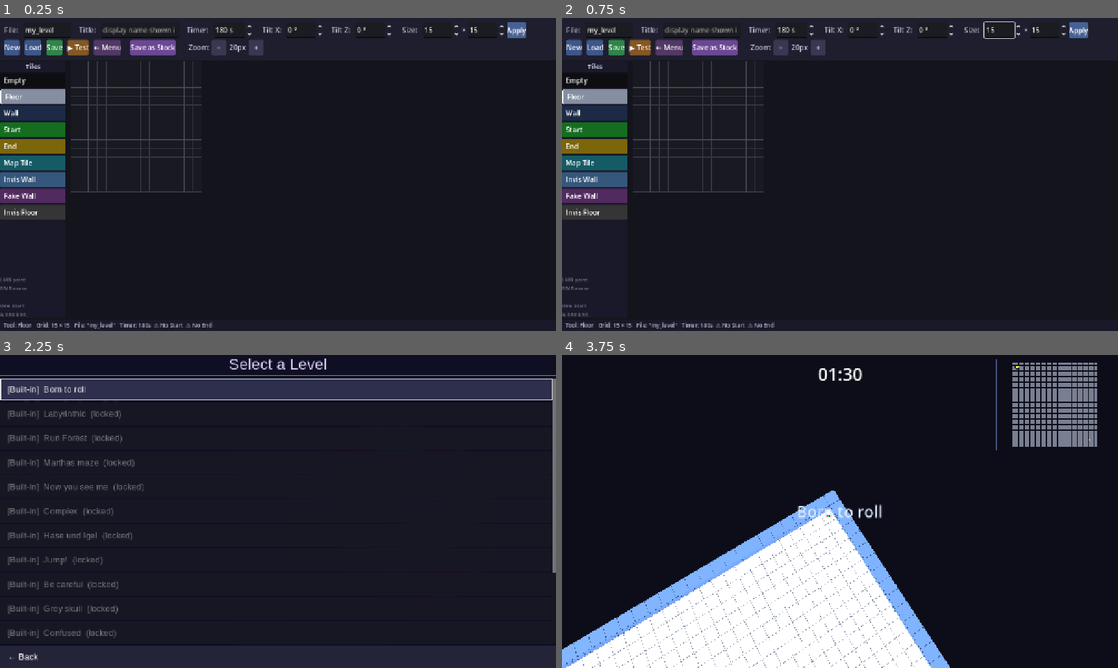
Above: before the commit, frames 1-4 (two rows, left to right).
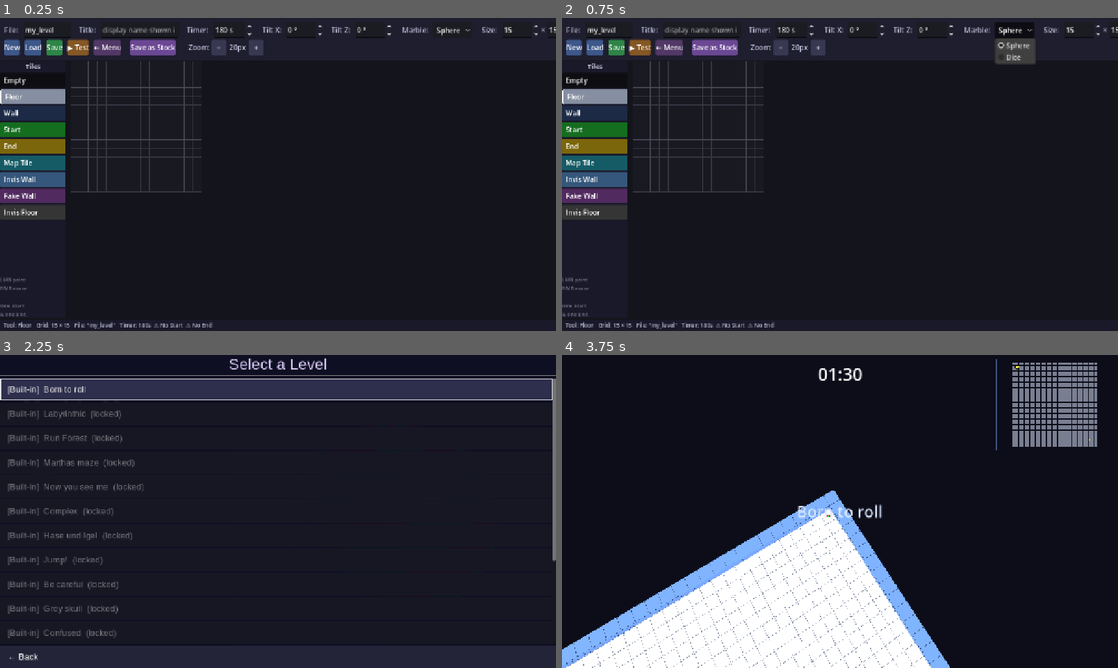
Above: after the commit, the same moments.

Repository: frank-laemmer/marble-maze
Game: Godot game, scene res://scenes/ui/level_editor.tscn
Two runs of this game, one before a commit and one after it. Both use one fixed random seed, a clock stepped at 60 frames per second and the inputs below. This scene is started directly instead of the project's main scene.
Inputs (mouse positions are in pixels of both pictures, inside the frame that each line leads up to):
- Up to frame 1 (0.25 s): no input
- Up to frame 2 (0.75 s): click (1012, 30) at 0.5 s, where only the run after the commit has a clickable "Sphere"
- Up to frame 3 (2.25 s): click "← Menu" at 1.25 s; click "Play" at 2 s
- Up to frame 4 (3.75 s): click "Play" at 2.75 s; click "[Built-in] Born to roll" at 3.5 s

The runs differ from the first frame. In frame 1, 0.5% of the frame differs, in the area x 72-100%, y 1-7%; in frame 2, 1.2%, in the area x 72-100%, y 1-15%; in frame 3, less than 0.1%; in frame 4, nothing differs.

Commit message:
Add dice rolling physics; remove pyramid from level editor
- Replace sphere mesh/collision with BoxShape3D + BoxMesh for the dice
  marble type; force is applied 0.5 m above centre in world space so the
  tipping torque (19 N·m) exceeds the gravity-restoring torque (12.25 N·m)
  and the die rolls edge-by-edge in every direction
- High linear/angular damping + max friction so the die settles face-down
  rather than spinning freely like a ball
- Remove Pyramid from the level-editor marble chooser (code stays for
  future use); existing levels with !marble=pyramid fall back to sphere
- Add levels/level_40.txt (dice-themed level)
- Minor splash_screen fix: move look_at after add_child
- Update CLAUDE.md to reflect tilt, marble, and release workflow details

Co-Authored-By: Claude Sonnet 4.6 <noreply@anthropic.com>

Diff:
--- a/scripts/level_editor.gd
+++ b/scripts/level_editor.gd
@@ -48,6 +48,7 @@
 var level_timer: int = 180             # time limit stored as !timer= metadata
 var level_tilt_x: int = 0  # degrees around X axis; stored as !tilt=x,z
 var level_tilt_z: int = 0  # degrees around Z axis
+var level_marble_type: String = "sphere"  # stored as !marble=; "sphere"|"dice"
 var has_start: bool = false
 var has_end:   bool = false
 
@@ -61,6 +62,7 @@
 var _timer_spin: SpinBox
 var _tilt_x_spin: SpinBox
 var _tilt_z_spin: SpinBox
+var _marble_option: OptionButton
 var _rows_spin: SpinBox
 var _cols_spin: SpinBox
 var _tile_buttons: Array = []
@@ -152,6 +154,8 @@
 	lines.append("!timer=" + str(level_timer))
 	if level_tilt_x != 0 or level_tilt_z != 0:
 		lines.append("!tilt=" + str(level_tilt_x) + "," + str(level_tilt_z))
+	if level_marble_type != "sphere":
+		lines.append("!marble=" + level_marble_type)
 	# Write grid rows
 	for row in grid:
 		var line := ""
@@ -173,6 +177,7 @@
 	level_title = ""
 	level_tilt_x = 0
 	level_tilt_z = 0
+	level_marble_type = "sphere"
 
 	var rows: Array = []
 	for line in content.split("\n"):
@@ -188,6 +193,7 @@
 						var tp := kv[1].split(",")
 						level_tilt_x = tp[0].to_int()
 						level_tilt_z = tp[1].to_int() if tp.size() > 1 else 0
+					"marble": level_marble_type = kv[1]
 		else:
 			# Grid row — strip spaces/tabs for backward compat with "S # . #" format.
 			var stripped := ""
@@ -219,6 +225,8 @@
 	if _timer_spin: _timer_spin.value = level_timer
 	if _tilt_x_spin: _tilt_x_spin.value = level_tilt_x
 	if _tilt_z_spin: _tilt_z_spin.value = level_tilt_z
+	if _marble_option:
+		_marble_option.selected = ({"sphere": 0, "dice": 1} as Dictionary).get(level_marble_type, 0) as int
 	if _rows_spin:  _rows_spin.value  = grid_rows
 	if _cols_spin:  _cols_spin.value  = grid_cols
 	_sync_canvas()
@@ -339,6 +347,19 @@
 	row1.add_child(_tilt_z_spin)
 	_hspace(row1, 14)
 
+	_lbl(row1, "Marble:")
+	_hspace(row1, 4)
+	_marble_option = OptionButton.new()
+	_marble_option.add_item("Sphere", 0)
+	_marble_option.add_item("Dice",   1)
+	_marble_option.selected = 0
+	_marble_option.custom_minimum_size = Vector2(90, 0)
+	_marble_option.item_selected.connect(func(idx: int):
+		level_marble_type = ["sphere", "dice"][idx]
+		_refresh_status())
+	row1.add_child(_marble_option)
+	_hspace(row1, 14)
+
 	_lbl(row1, "Size:")
 	_hspace(row1, 4)
 	_rows_spin = SpinBox.new()
@@ -520,8 +541,9 @@
 	if not has_start: warn += "  ⚠ No Start"
 	if not has_end:   warn += "  ⚠ No End"
 	var tilt_info := ("   Tilt X:%d° Z:%d°" % [level_tilt_x, level_tilt_z]) if (level_tilt_x != 0 or level_tilt_z != 0) else ""
-	_status_label.text = "  Tool: %s   Grid: %d × %d   File: \"%s\"   Timer: %ds%s%s" % [
-		TILE_LABELS[current_tool], grid_cols, grid_rows, level_name, level_timer, tilt_info, warn
+	var marble_info := ("   Marble:%s" % level_marble_type) if level_marble_type != "sphere" else ""
+	_status_label.text = "  Tool: %s   Grid: %d × %d   File: \"%s\"   Timer: %ds%s%s%s" % [
+		TILE_LABELS[current_tool], grid_cols, grid_rows, level_name, level_timer, tilt_info, marble_info, warn
 	]
 
 # ── Tool / zoom ────────────────────────────────────────────────────────────────
@@ -555,11 +577,13 @@
 	level_timer = 180
 	level_tilt_x = 0
 	level_tilt_z = 0
+	level_marble_type = "sphere"
 	if _name_edit:  _name_edit.text  = level_name
 	if _title_edit: _title_edit.text = level_title
 	if _timer_spin: _timer_spin.value = level_timer
 	if _tilt_x_spin: _tilt_x_spin.value = level_tilt_x
 	if _tilt_z_spin: _tilt_z_spin.value = level_tilt_z
+	if _marble_option: _marble_option.selected = 0
 	_sync_canvas()
 	_refresh_status()
 
--- a/scripts/level_loader.gd
+++ b/scripts/level_loader.gd
@@ -42,6 +42,8 @@
 ## Tilt in degrees around the X axis (slopes toward higher row indices) and Z axis (slopes toward higher col indices).
 var level_tilt_x: int = 0
 var level_tilt_z: int = 0
+## Marble shape override: "sphere" (default), "dice", "pyramid".
+var level_marble_type: String = "sphere"
 
 # ── Public API ────────────────────────────────────────────────────────────────
 
@@ -75,6 +77,7 @@
 	level_name = ""
 	level_tilt_x = 0
 	level_tilt_z = 0
+	level_marble_type = "sphere"
 
 	var rows: Array = []
 	for line in content.split("\n"):
@@ -90,6 +93,7 @@
 						var parts := kv[1].split(",")
 						level_tilt_x = parts[0].to_int()
 						level_tilt_z = parts[1].to_int() if parts.size() > 1 else 0
+					"marble": level_marble_type = kv[1]
 		else:
 			# Grid row — strip spaces/tabs so the old "S # . #" format still works.
 			var stripped := ""
--- a/scripts/marble.gd
+++ b/scripts/marble.gd
@@ -19,10 +19,11 @@
 const FLYOVER_PITCH_START:  float = -1.4   ## fully overhead at start
 const FLYOVER_YAW_OFFSET:   float = 1.2    ## radians swept during flyover
 
-@onready var cam_pivot:  Node3D       = $CamPivot
-@onready var spring_arm: SpringArm3D  = $CamPivot/SpringArm3D
-@onready var _camera:    Camera3D     = $CamPivot/SpringArm3D/Camera3D
-@onready var _mesh:      MeshInstance3D = $MeshInstance3D
+@onready var cam_pivot:  Node3D           = $CamPivot
+@onready var spring_arm: SpringArm3D      = $CamPivot/SpringArm3D
+@onready var _camera:    Camera3D         = $CamPivot/SpringArm3D/Camera3D
+@onready var _mesh:      MeshInstance3D   = $MeshInstance3D
+@onready var _col:       CollisionShape3D = $CollisionShape3D
 
 var _cam_yaw: float = 0.0
 var _cam_pitch: float = -1.0
@@ -32,6 +33,7 @@
 var _coyote_frames: int = 0
 var _was_grounded: bool = false
 var _air_flat_vel: Vector3 = Vector3.ZERO  # horizontal velocity while airborne
+var _is_dice: bool = false
 
 ## Set by level_manager during level-entry (preview) mode.
 ## Camera rotation still works; movement and jumping are suppressed.
@@ -61,10 +63,6 @@
 	mat.friction = 0.8
 	physics_material_override = mat
 
-	var marble_mat := ShaderMaterial.new()
-	marble_mat.shader = preload("res://shaders/marble.gdshader")
-	_mesh.material_override = marble_mat
-
 	_ground_ray = RayCast3D.new()
 	_ground_ray.target_position = Vector3(0.0, -1.3, 0.0)
 	add_child(_ground_ray)
@@ -74,7 +72,88 @@
 	_camera.h_offset = 4.0
 	_camera.v_offset = 1.5
 
+	match LevelLoader.level_marble_type:
+		"dice":    _setup_dice()
+		"pyramid": _setup_pyramid()
+		_:         _setup_sphere()
+
 	_apply_cam_rotation()
+
+
+func _setup_sphere() -> void:
+	var marble_mat := ShaderMaterial.new()
+	marble_mat.shader = preload("res://shaders/marble.gdshader")
+	_mesh.material_override = marble_mat
+
+
+func _setup_dice() -> void:
+	_is_dice = true
+
+	var box_shp := BoxShape3D.new()
+	box_shp.size = Vector3(1.0, 1.0, 1.0)
+	_col.shape = box_shp
+
+	var box_mesh := BoxMesh.new()
+	box_mesh.size = Vector3(1.0, 1.0, 1.0)
+	_mesh.mesh = box_mesh
+
+	# Heavy damping so the dice settles face-down instead of spinning freely.
+	linear_damp  = 3.0
+	angular_damp = 4.0
+	# Max friction + rough combine so the dice grips the floor rather than sliding.
+	var dice_phys := PhysicsMaterial.new()
+	dice_phys.friction = 1.0
+	dice_phys.rough    = true   # MAX combine: uses the higher of the two surfaces
+	dice_phys.bounce   = 0.05
+	physics_material_override = dice_phys
+
+	var mat := StandardMaterial3D.new()
+	mat.albedo_color = Color(0.95, 0.92, 0.85)
+	_mesh.material_override = mat
+
+
+func _setup_pyramid() -> void:
+	# Square pyramid: base at y=-0.35, apex at y=0.65 (height=1.0, base halfwidth=0.5)
+	var apex := Vector3( 0.0,  0.65,  0.0)
+	var bl   := Vector3(-0.5, -0.35, -0.5)
+	var br   := Vector3( 0.5, -0.35, -0.5)
+	var fr   := Vector3( 0.5, -0.35,  0.5)
+	var fl   := Vector3(-0.5, -0.35,  0.5)
+
+	var poly := ConvexPolygonShape3D.new()
+	poly.points = PackedVector3Array([apex, bl, br, fr, fl])
+	_col.shape = poly
+
+	var faces: Array = [
+		[fl, fr, apex],  # front (+Z)
+		[fr, br, apex],  # right (+X)
+		[br, bl, apex],  # back  (-Z)
+		[bl, fl, apex],  # left  (-X)
+		[bl, br, fr],    # base tri 1
+		[bl, fr, fl],    # base tri 2
+	]
+
+	var verts   := PackedVector3Array()
+	var normals := PackedVector3Array()
+	for face in faces:
+		var v0: Vector3 = face[0]
+		var v1: Vector3 = face[1]
+		var v2: Vector3 = face[2]
+		var n := (v1 - v0).cross(v2 - v0).normalized()
+		verts.append(v0); verts.append(v1); verts.append(v2)
+		normals.append(n); normals.append(n); normals.append(n)
+
+	var arrays := []
+	arrays.resize(Mesh.ARRAY_MAX)
+	arrays[Mesh.ARRAY_VERTEX] = verts
+	arrays[Mesh.ARRAY_NORMAL] = normals
+	var arr_mesh := ArrayMesh.new()
+	arr_mesh.add_surface_from_arrays(Mesh.PRIMITIVE_TRIANGLES, arrays)
+	_mesh.mesh = arr_mesh
+
+	var mat := StandardMaterial3D.new()
+	mat.albedo_color = Color(0.85, 0.35, 0.25)
+	_mesh.material_override = mat
 
 
 ## Called by game.gd after the touch joystick node has been added to the tree.
@@ -209,19 +288,32 @@
 		var dir := forward * fwd_in
 		var tilt_mult := _uphill_force_mult(dir)
 		var mult := tilt_mult if tilt_mult < 1.0 else (COUNTER_STEER_MULT if flat.dot(dir) < 0.0 else 1.0)
-		apply_central_force(dir * FORCE * mult)
+		_apply_movement_force(dir * FORCE * mult)
 
 	if abs(str_in) > 0.01:
 		var dir := right * str_in
 		var tilt_mult := _uphill_force_mult(dir)
 		var mult := tilt_mult if tilt_mult < 1.0 else (COUNTER_STEER_MULT if flat.dot(dir) < 0.0 else 1.0)
-		apply_central_force(dir * FORCE * mult)
+		_apply_movement_force(dir * FORCE * mult)
 
 	# ── Speed cap ──────────────────────────────────────────────────────────────
 	flat = Vector3(linear_velocity.x, 0.0, linear_velocity.z)
 	if flat.length() > MAX_SPEED:
 		var clamped := flat.normalized() * MAX_SPEED
 		linear_velocity = Vector3(clamped.x, linear_velocity.y, clamped.z)
+
+
+## For the dice, force is applied 0.5 m above centre in WORLD space (not body-local space).
+## This gives a consistent tipping torque (F × 0.5 lever = 19 N⋅m) that exceeds the
+## gravity-restoring torque (12.25 N⋅m) in every direction, regardless of how the dice
+## is currently oriented. Using basis * (0,0.5,0) would rotate the lever arm with the
+## dice and produce the wrong torque direction after the first roll.
+## For all other shapes, force goes through the centre of mass as before.
+func _apply_movement_force(force: Vector3) -> void:
+	if _is_dice:
+		apply_force(force, Vector3(0, 0.5, 0))
+	else:
+		apply_central_force(force)
 
 
 ## Returns a force multiplier < 1.0 when `dir` has an uphill component on a tilted level,
--- a/scripts/splash_screen.gd
+++ b/scripts/splash_screen.gd
@@ -711,8 +711,8 @@
 	_bg_cam.fov = 52.0
 	_bg_cam.h_offset = -1.1  # shift frustum left so marble appears in the right portion
 	_bg_cam.position = Vector3(0, 1.1, 3.2)
+	root.add_child(_bg_cam)
 	_bg_cam.look_at(Vector3(0, 0.1, 0), Vector3.UP)
-	root.add_child(_bg_cam)
 
 	return svc
 
Not shown, added: levels/level_40.txt
Not shown, changed: CLAUDE.md
